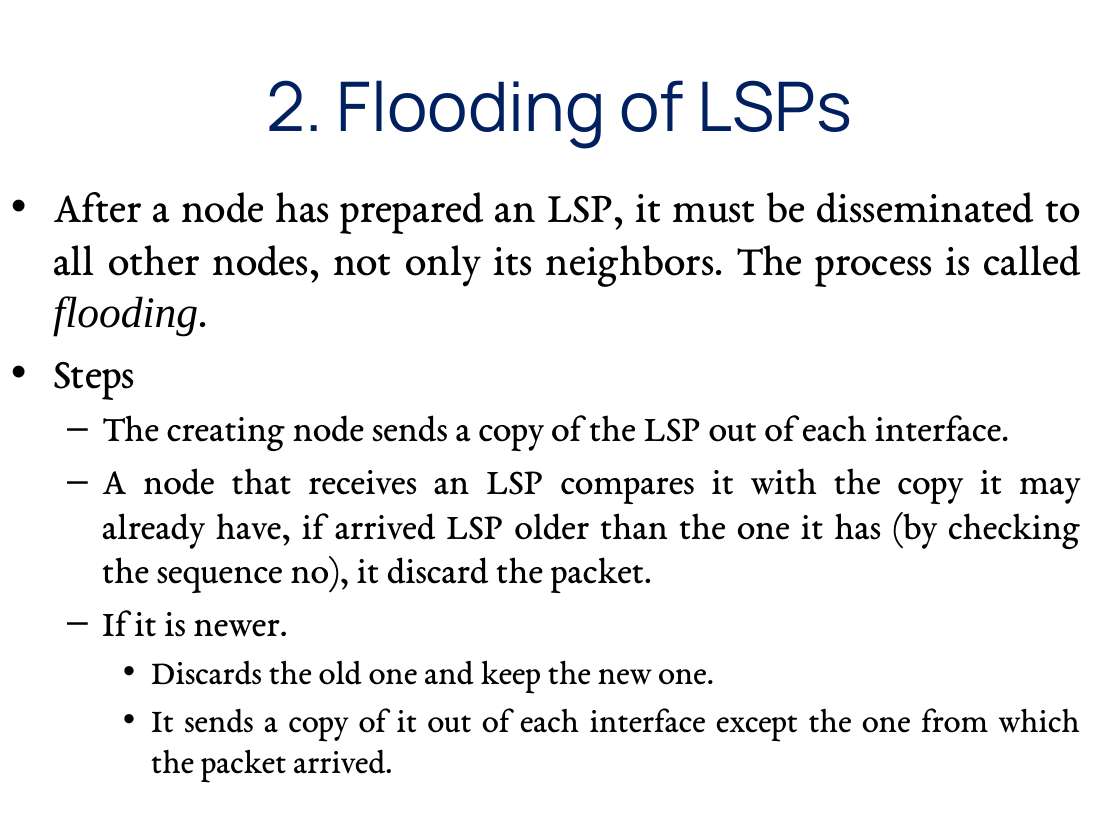
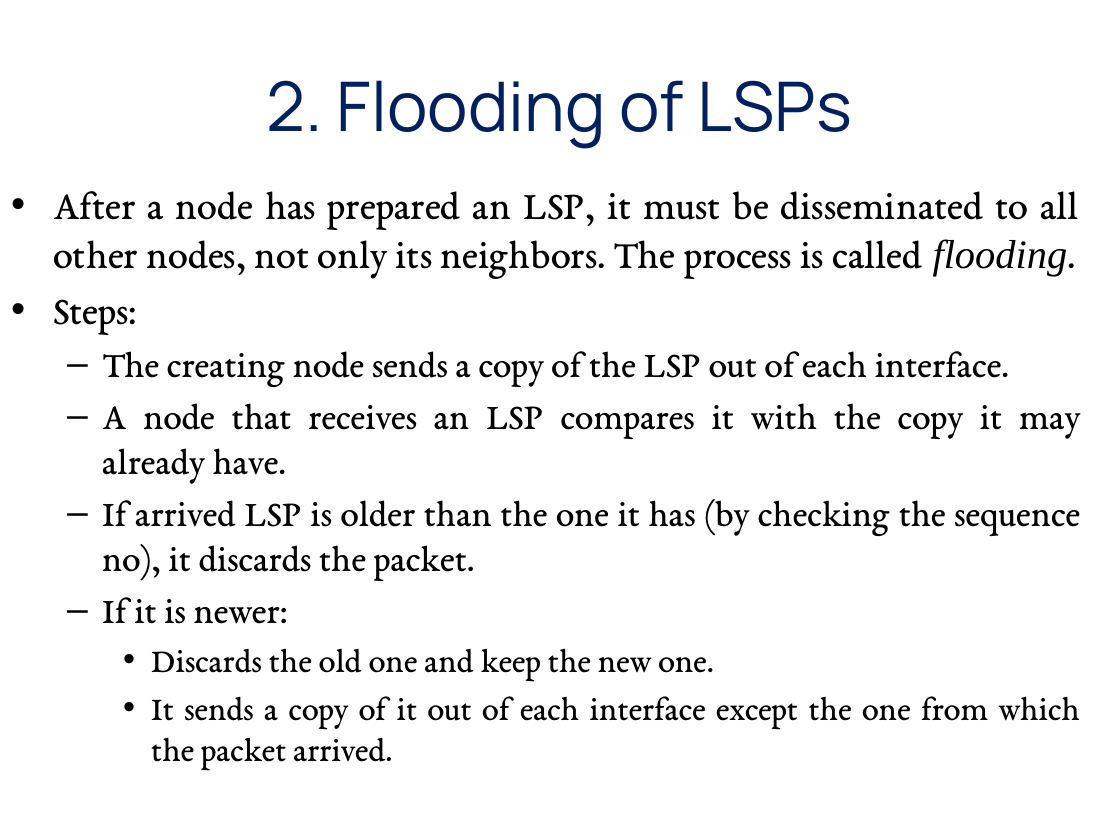
Before and after one commit to GeneralNitin/S6, a slide deck: slide 8 of 03. Computer Networks/PPTs/3.2. LSR, OSPF.pptx. Drawn at 1120x840 pixels with LibreOffice and Linux fonts; fonts in the diff are those of the drawing. Boxes give left, top, right and bottom in pixels: in the first picture for what was removed or moved away, otherwise in the second. Text is boxed around its words. In the diff, an @@ line names an element or a change of style, - is before the commit and + after.

```diff
--- a/03. Computer Networks/PPTs/3.2. LSR, OSPF.pptx
+++ b/03. Computer Networks/PPTs/3.2. LSR, OSPF.pptx
@@ text at bbox=[53, 191, 1079, 278]: size 28 to 26 pt in "After a node has prepared an LSP, ..." @@
@@ text at bbox=[53, 299, 137, 335]: text changed; size 28 to 26 pt @@
-• Steps
+• Steps:
@@ text at bbox=[102, 403, 1080, 624]: text changed @@
-  – A node that receives an LSP compares it with the copy it may already have, if arrived LSP older than the one it has (by checking the sequence no), it discard the packet.
-  – If it is newer.
+  – A node that receives an LSP compares it with the copy it may already have.
+  – If arrived LSP is older than the one it has (by checking the sequence no), it discards the packet.
+  – If it is newer:
```
Also in this commit, not shown: 3 other slides changed, 13 slides added, 12 slides removed, 6 other files.
